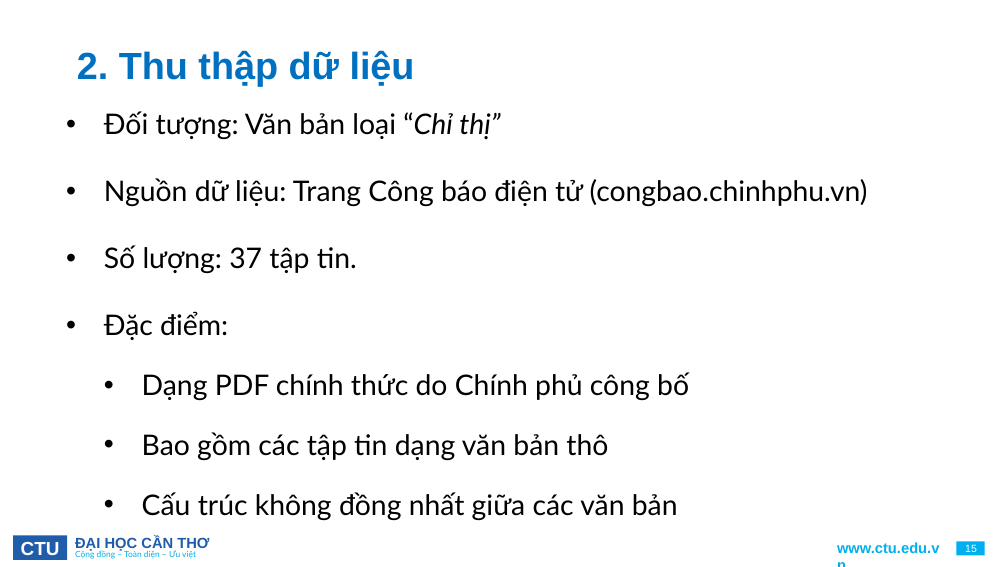
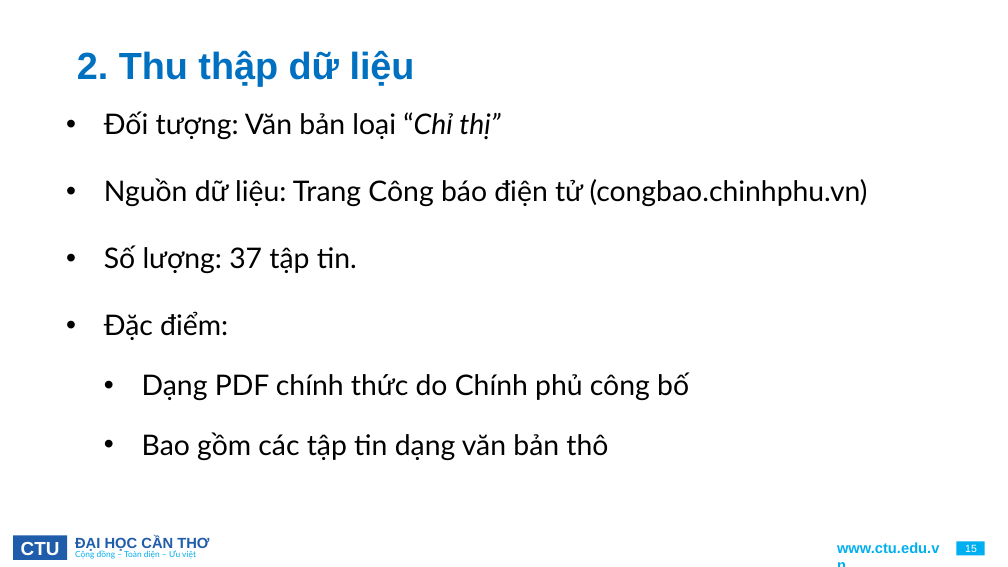
Before and after one commit to letuandatt/Developing-a-Chatbot-to-Support-Voter-Engagement-Activities, a slide deck: slide 15 of LeTuanDat.pptx. Drawn at 1008x567 pixels with LibreOffice and Linux fonts; fonts in the diff are those of the drawing; background and template pictures are left out. Boxes give left, top, right and bottom in pixels: in the first picture for what was removed or moved away, otherwise in the second. Text is boxed around its words. In the diff, an @@ line names an element or a change of style, - is before the commit and + after.

```diff
--- a/LeTuanDat.pptx
+++ b/LeTuanDat.pptx
@@ text at (142, 492, 678, 520): paragraph removed @@
-  • Cấu trúc không đồng nhất giữa các văn bản
```
Also in this commit, not shown: 4 other slides changed, 12 other files.
